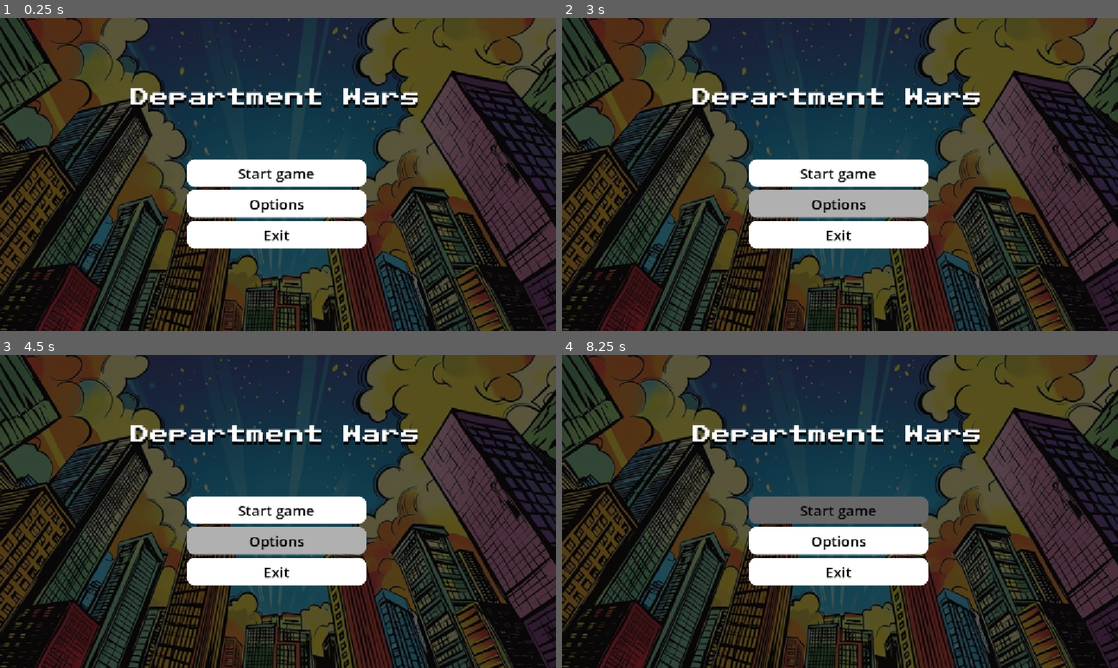
Above: before the commit, frames 1-4 (two rows, left to right).
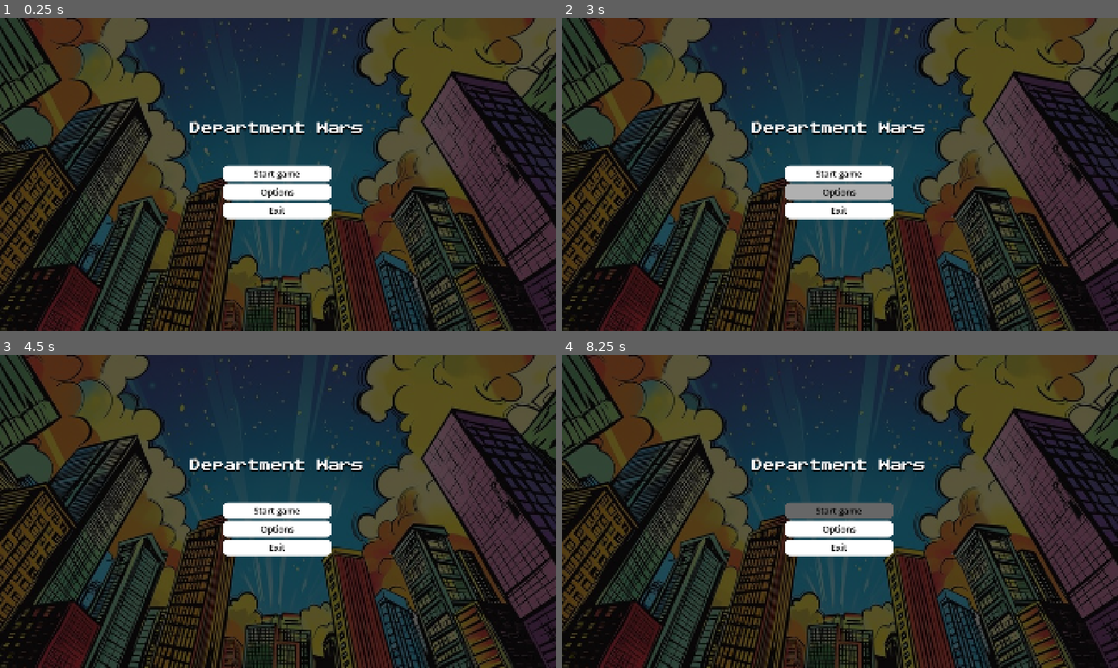
Above: after the commit, the same moments.

Repository: hxc6806/Department-Wars
Game: Godot game, scene res://Scenes/main_menu.tscn
The game is run twice, just before and just after one commit, with the same random seed, the same clock (stepped at 60 frames per second) and the same inputs.
Inputs (mouse positions are in pixels of both pictures, inside the frame that each line leads up to):
- Up to frame 1 (0.25 s): no input
- Up to frame 2 (3 s): click "Start game" at 0.5 s; click "Start game" at 1.25 s; click "Start game" at 2 s; click "Options" at 2.75 s
- Up to frame 3 (4.5 s): move the mouse to (400, 495) at 3.52 s; click (400, 495) at 3.67 s; drag from (166, 527) to (250, 574) at 4.27 s
- Up to frame 4 (8.25 s): move the mouse to (895, 442) at 5.02 s; click (895, 442) at 5.17 s; drag from (812, 574) to (673, 464) at 5.77 s; move the mouse to (1006, 558) at 6.52 s; click (1006, 558) at 6.67 s; drag from (673, 464) to (756, 433) at 7.27 s; move the mouse to (867, 511) at 8.02 s; click (867, 511) at 8.17 s

The runs differ from the first frame. In frame 1, 16% of the frame differs, in the area x 0-100%, y 0-100%; in frame 2, 17%; in frame 3, 18%; in frame 4, 16%.

Commit message:
Created PlayerHand, CardSlot and Card Hover Effect

Diff:
--- /dev/null
+++ b/department-wars/Scenes/battle_scene.tscn
@@ -0,0 +1,22 @@
+[gd_scene format=3 uid="uid://twi400q5pdvl"]
+
+[ext_resource type="Script" uid="uid://wdfwp8kw0crq" path="res://Scripts/card_manager.gd" id="1_b25br"]
+[ext_resource type="Script" uid="uid://quq8vjxmfxup" path="res://Scripts/player_hand.gd" id="2_anwxn"]
+[ext_resource type="PackedScene" uid="uid://cu4ykow08ayft" path="res://Scenes/card_slot.tscn" id="3_e5vbs"]
+[ext_resource type="Script" uid="uid://bms4x2haehfhn" path="res://Scripts/card_slot.gd" id="4_3gnqe"]
+
+[node name="BattleScene" type="Node2D" unique_id=1943770920]
+
+[node name="CardManager" type="Node2D" parent="." unique_id=652582119]
+script = ExtResource("1_b25br")
+
+[node name="PlayerHand" type="Node2D" parent="CardManager" unique_id=1637803997]
+script = ExtResource("2_anwxn")
+
+[node name="CardSlot" parent="." unique_id=362924030 instance=ExtResource("3_e5vbs")]
+position = Vector2(521, 377)
+script = ExtResource("4_3gnqe")
+
+[node name="CardSlot2" parent="." unique_id=54654811 instance=ExtResource("3_e5vbs")]
+position = Vector2(1404, 388)
+script = ExtResource("4_3gnqe")
--- a/department-wars/Scenes/card.tscn
+++ b/department-wars/Scenes/card.tscn
@@ -1,11 +1,13 @@
 [gd_scene format=3 uid="uid://cqxcoxehal30y"]
 
 [ext_resource type="Texture2D" uid="uid://itexnlrrg21t" path="res://Assets/Pokemon Solgaleo GX Card.png" id="1_kikvd"]
+[ext_resource type="Script" uid="uid://c3b16dkxes5dn" path="res://Scripts/card.gd" id="1_wf8id"]
 
 [sub_resource type="RectangleShape2D" id="RectangleShape2D_38brq"]
 size = Vector2(162, 240)
 
 [node name="Card" type="Node2D" unique_id=1853218625]
+script = ExtResource("1_wf8id")
 
 [node name="CardSprite" type="Sprite2D" parent="." unique_id=273941810]
 position = Vector2(1.0000305, -0.99993896)
@@ -17,3 +19,6 @@
 [node name="CollisionShape2D" type="CollisionShape2D" parent="Area2D" unique_id=495027676]
 position = Vector2(1, -1)
 shape = SubResource("RectangleShape2D_38brq")
+
+[connection signal="mouse_entered" from="Area2D" to="." method="_on_area_2d_mouse_entered"]
+[connection signal="mouse_exited" from="Area2D" to="." method="_on_area_2d_mouse_exited"]
--- a/department-wars/Scenes/card_manager.tscn
+++ /dev/null
@@ -1,10 +0,0 @@
-[gd_scene format=3 uid="uid://dtsyd5qx7blrk"]
-
-[ext_resource type="Script" uid="uid://dd6x11yi1sfr3" path="res://Scripts/card_manager.gd" id="1_7ykl4"]
-[ext_resource type="PackedScene" uid="uid://cqxcoxehal30y" path="res://Scenes/card.tscn" id="2_8klf7"]
-
-[node name="CardManager" type="Node2D" unique_id=1134334514]
-script = ExtResource("1_7ykl4")
-
-[node name="Card" parent="." unique_id=1853218625 instance=ExtResource("2_8klf7")]
-position = Vector2(581, 302)
--- /dev/null
+++ b/department-wars/Scenes/card_slot.tscn
@@ -0,0 +1,19 @@
+[gd_scene format=3 uid="uid://cu4ykow08ayft"]
+
+[ext_resource type="Texture2D" uid="uid://c4m0xhcfq6npk" path="res://Assets/CardSlot.png" id="1_2yd5i"]
+
+[sub_resource type="RectangleShape2D" id="RectangleShape2D_38brq"]
+size = Vector2(184, 269)
+
+[node name="CardSlot" type="Node2D" unique_id=362924030]
+
+[node name="CardSlotSprite" type="Sprite2D" parent="." unique_id=2113815917]
+texture = ExtResource("1_2yd5i")
+
+[node name="Area2D" type="Area2D" parent="." unique_id=1510761524]
+collision_layer = 2
+collision_mask = 2
+
+[node name="CollisionShape2D" type="CollisionShape2D" parent="Area2D" unique_id=489285290]
+position = Vector2(0, -0.5)
+shape = SubResource("RectangleShape2D_38brq")
--- /dev/null
+++ b/department-wars/Scripts/card.gd
@@ -0,0 +1,18 @@
+extends Node2D
+
+signal hovered(card)
+signal hovered_off(card)
+
+var hand_position
+
+func _ready() -> void:
+	get_parent().connect_card_signals(self)
+
+func _process(_delta: float) -> void:
+	pass
+
+func _on_area_2d_mouse_entered():
+	emit_signal("hovered", self)
+
+func _on_area_2d_mouse_exited():
+	emit_signal("hovered_off", self)
--- a/department-wars/Scripts/card_manager.gd
+++ b/department-wars/Scripts/card_manager.gd
@@ -1,12 +1,16 @@
 extends Node2D
 
 const COLLISION_MASK_CARD = 1
+const COLLISION_MASK_CARD_SLOT = 2
 
 var screen_size: Vector2
 var card_being_dragged = null
+var is_hovering_on_card
+var player_hand_ref
 
 func _ready() -> void:
 	screen_size = get_viewport_rect().size
+	player_hand_ref = $PlayerHand
 
 func _process(_delta: float) -> void:
 	if card_being_dragged:
@@ -18,12 +22,10 @@
 		if event.is_pressed():
 			var card = raycast_check_for_card()
 			if card:
-				card_being_dragged = card
-				card_being_dragged.z_index = 10
+				start_drag(card)
 		else:
 			if card_being_dragged:
-				card_being_dragged.z_index = 0
-				card_being_dragged = null
+				finish_drag()
 
 func raycast_check_for_card():
 	var space_state = get_viewport().world_2d.direct_space_state
@@ -33,5 +35,71 @@
 	parameters.collision_mask = COLLISION_MASK_CARD
 	var result = space_state.intersect_point(parameters)
 	if result.size() > 0:
+		return get_card_with_highest_z_index(result)
+	return null
+
+func raycast_check_for_card_slot():
+	var space_state = get_viewport().world_2d.direct_space_state
+	var parameters = PhysicsPointQueryParameters2D.new()
+	parameters.position = get_viewport().get_mouse_position()
+	parameters.collide_with_areas = true
+	parameters.collision_mask = COLLISION_MASK_CARD_SLOT
+	var result = space_state.intersect_point(parameters)
+	if result.size() > 0:
 		return result[0].collider.get_parent()
 	return null
+
+func connect_card_signals(card):
+	card.connect("hovered", on_hovered_over_card)
+	card.connect("hovered_off", on_hovered_off_card)
+
+func on_hovered_over_card(card):
+	if not is_hovering_on_card and not card_being_dragged:
+		is_hovering_on_card = true
+		highlight_card(card, true)
+
+func on_hovered_off_card(card):
+	if not card_being_dragged:
+		var new_card_hovered = raycast_check_for_card()
+		if new_card_hovered and new_card_hovered != card:
+			highlight_card(new_card_hovered, true)
+			is_hovering_on_card = true
+		else:
+			is_hovering_on_card = false
+	highlight_card(card, false)
+
+func highlight_card(card, hovered):
+	if hovered:
+		card.scale = Vector2(1.05, 1.05)
+		card.z_index = 2
+	else:
+		card.scale = Vector2(1.0, 1.0)
+		card.z_index = 0
+
+func get_card_with_highest_z_index(cards):
+	var highest_z_card = cards[0].collider.get_parent()
+	var highest_z_index = highest_z_card.z_index
+
+	for i in range(1, cards.size()):
+		var current_card = cards[i].collider.get_parent()
+		if current_card.z_index > highest_z_index:
+			highest_z_card = current_card
+			highest_z_index = current_card.z_index
+
+	return highest_z_card
+
+func start_drag(card):
+	card_being_dragged = card
+	card.scale = Vector2(1.0, 1.0)
+
+func finish_drag():
+	if card_being_dragged:
+		card_being_dragged.scale = Vector2(1.05, 1.05)
+		var card_slot_found = raycast_check_for_card_slot()
+		if card_slot_found and not card_slot_found.card_slotted:
+			card_being_dragged.position = card_slot_found.position
+			card_being_dragged.get_node("Area2D/CollisionShape2D").disabled = true
+			card_slot_found.card_slotted = true
+		else:
+			player_hand_ref.add_card_to_hand(card_being_dragged)
+	card_being_dragged = null
--- /dev/null
+++ b/department-wars/Scripts/card_slot.gd
@@ -0,0 +1,3 @@
+extends Node2D
+
+var card_slotted = false
--- /dev/null
+++ b/department-wars/Scripts/player_hand.gd
@@ -0,0 +1,48 @@
+extends Node2D
+
+const HAND_COUNT = 8
+const CARD_SCENE_PATH = "res://Scenes/card.tscn"
+var CARD_WIDTH = 150
+const HAND_Y_POSITION = 800
+
+var player_hand = []
+var centre_screen_x
+
+func _ready() -> void:
+	centre_screen_x = get_viewport().size.x / 2
+
+	var card_scene = preload(CARD_SCENE_PATH)
+	for i in range(HAND_COUNT):
+		var new_card = card_scene.instantiate()
+		get_parent().add_child.call_deferred(new_card)
+		new_card.name = "Card"
+		add_card_to_hand(new_card)
+
+func add_card_to_hand(card):
+	if card not in player_hand:
+		player_hand.insert(0, card)
+		update_hand_position()
+	else:
+		animate_card_to_position(card, card.hand_position)
+
+func update_hand_position():
+	for i in range(player_hand.size()):
+		var new_position = Vector2(calculate_hand_position(i), HAND_Y_POSITION)
+		var card = player_hand[i]
+		card.hand_position = new_position
+		animate_card_to_position(card, new_position)
+
+func calculate_hand_position(index):
+	CARD_WIDTH = max(250 - (player_hand.size() * 10), 150)
+	var x_offset = (player_hand.size() - 1) * CARD_WIDTH
+	var x_pos = centre_screen_x + index * CARD_WIDTH - x_offset / 2
+	return x_pos
+
+func animate_card_to_position(card, new_position):
+	var tween = get_tree().create_tween()
+	tween.tween_property(card, "position", new_position, 0.1)
+
+func remove_card_from_hand(card):
+	if card in player_hand:
+		player_hand.erase(card)
+		update_hand_position()
--- a/department-wars/project.godot
+++ b/department-wars/project.godot
@@ -17,6 +17,8 @@
 
 [display]
 
+window/size/viewport_width=1920
+window/size/viewport_height=1080
 window/stretch/mode="canvas_items"
 window/stretch/aspect="expand"
 
Binary file added: department-wars/Assets/CardSlot.png
Not shown, added: department-wars/Assets/CardSlot.png.import
Not shown, added: department-wars/Scripts/card.gd.uid
Not shown, changed: department-wars/Scripts/card_manager.gd.uid
Not shown, added: department-wars/Scripts/card_slot.gd.uid
Not shown, added: department-wars/Scripts/player_hand.gd.uid
